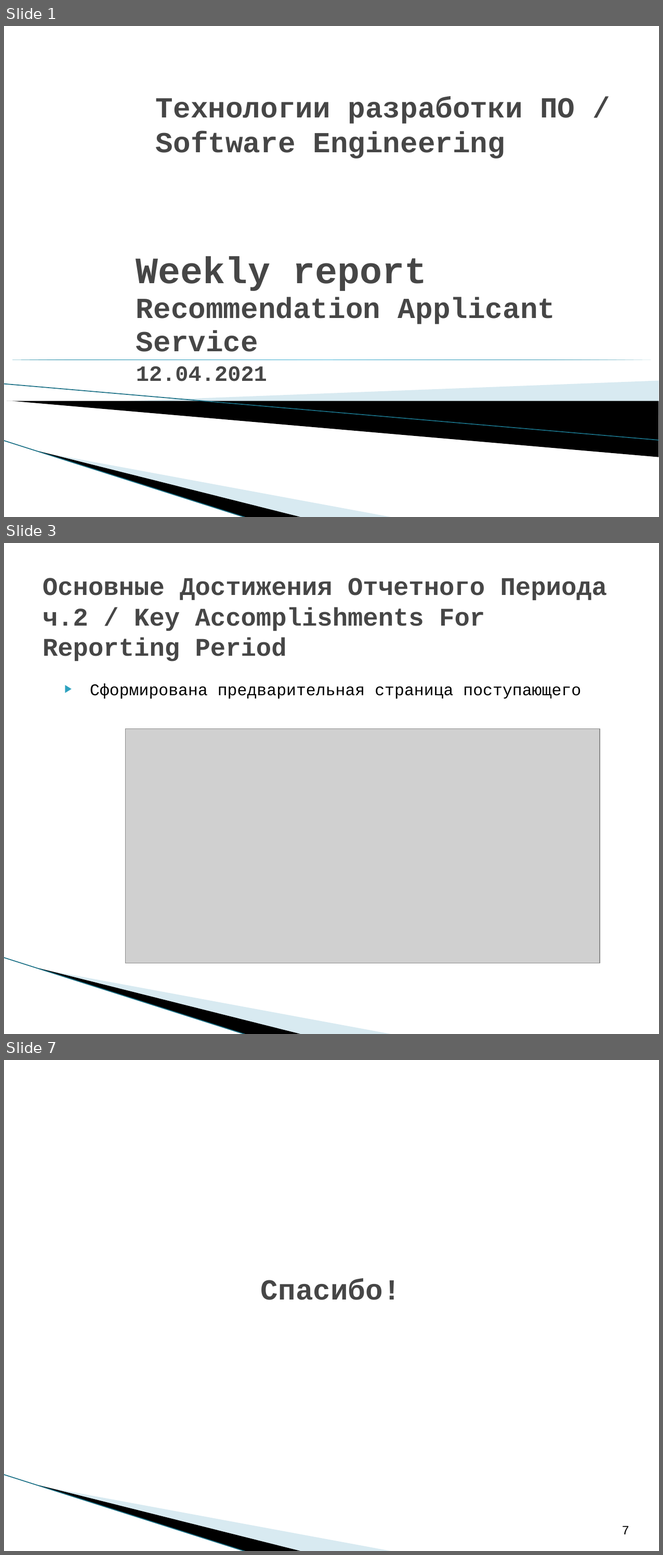
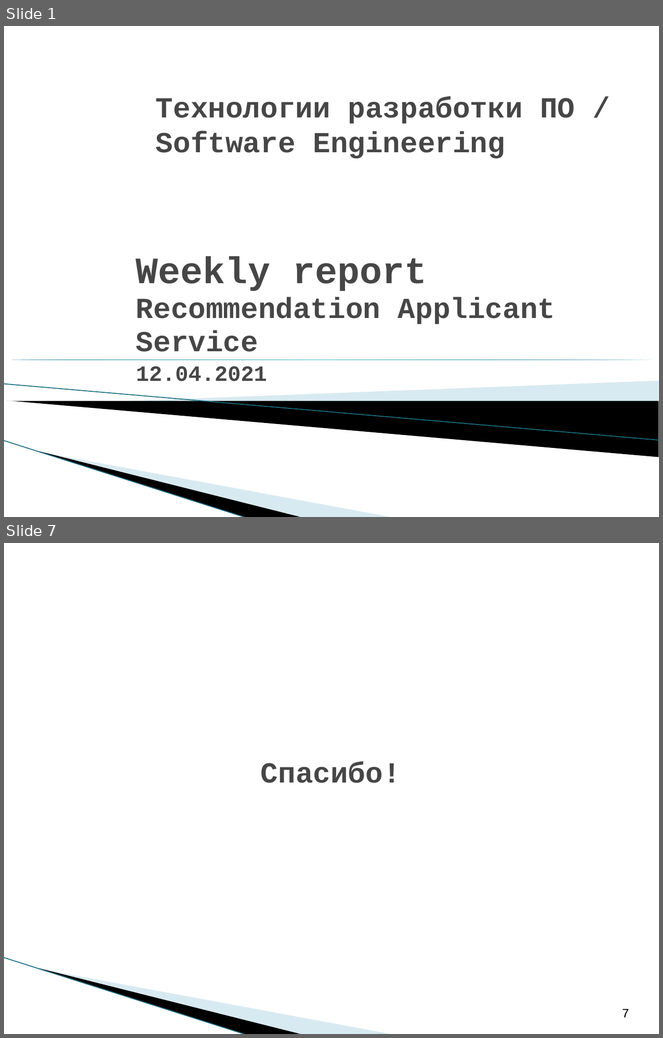
Before and after one commit to saviord7/applicant-service, a slide deck: reports/weekly reports/C09_RAS_report_3_LETI_2021.ppt. Shown one above the other, each under a label of ours: slides 1, 3 and 7 before the commit, slides 1 and 7 after it; the slides between them are not shown. The pictures are 663x1555 and 663x1038 pixels, drawn with LibreOffice and Linux fonts; fonts in the diff are those of the drawing; grey boxes stand for pictures; background and template pictures are left out. Boxes give left, top, right and bottom in pixels: in the first picture for what was removed or moved away, otherwise in the second. Text is boxed around its words. In the diff, an @@ line names an element or a change of style, - is before the commit and + after.

```diff
--- a/reports/weekly reports/C09_RAS_report_3_LETI_2021.ppt
+++ b/reports/weekly reports/C09_RAS_report_3_LETI_2021.ppt
@@ slide 3 removed at box(4, 543, 659, 1034), background #FFFFFF; not listed: 3 template elements that a slide beside it also shows @@
@@ title removed at box(42, 578, 608, 662) @@
-Основные Достижения Отчетного Периода ч.2 / Key Accomplishments For Reporting Period
@@ text removed at box(90, 683, 581, 699) @@
-▶ Сформирована предварительная страница поступающего
@@ picture removed at box(125, 729, 599, 964) @@
```
Also in this commit, not shown: 3 slides changed, 2 slides added, 1 other slide removed.
